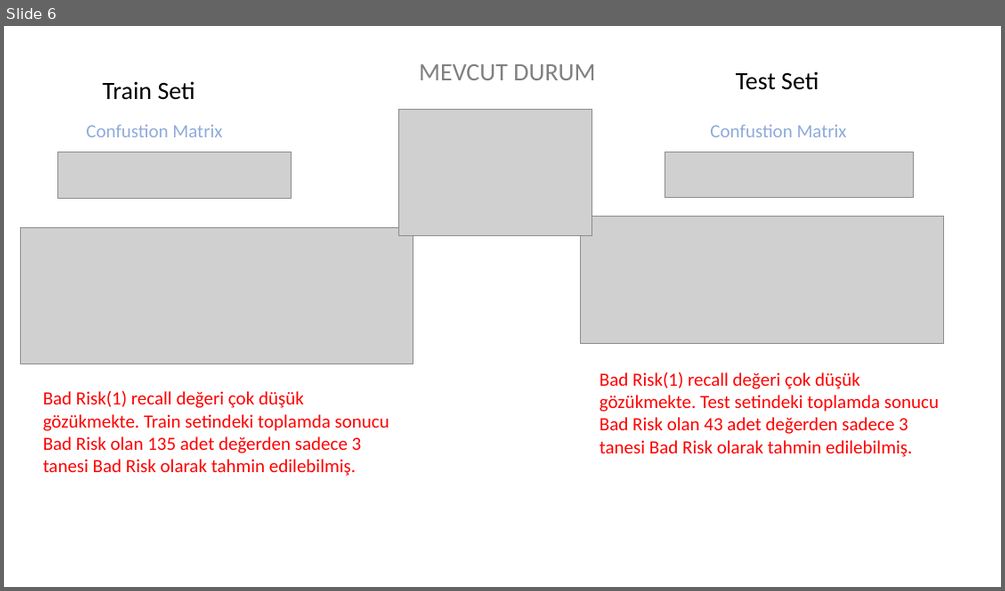
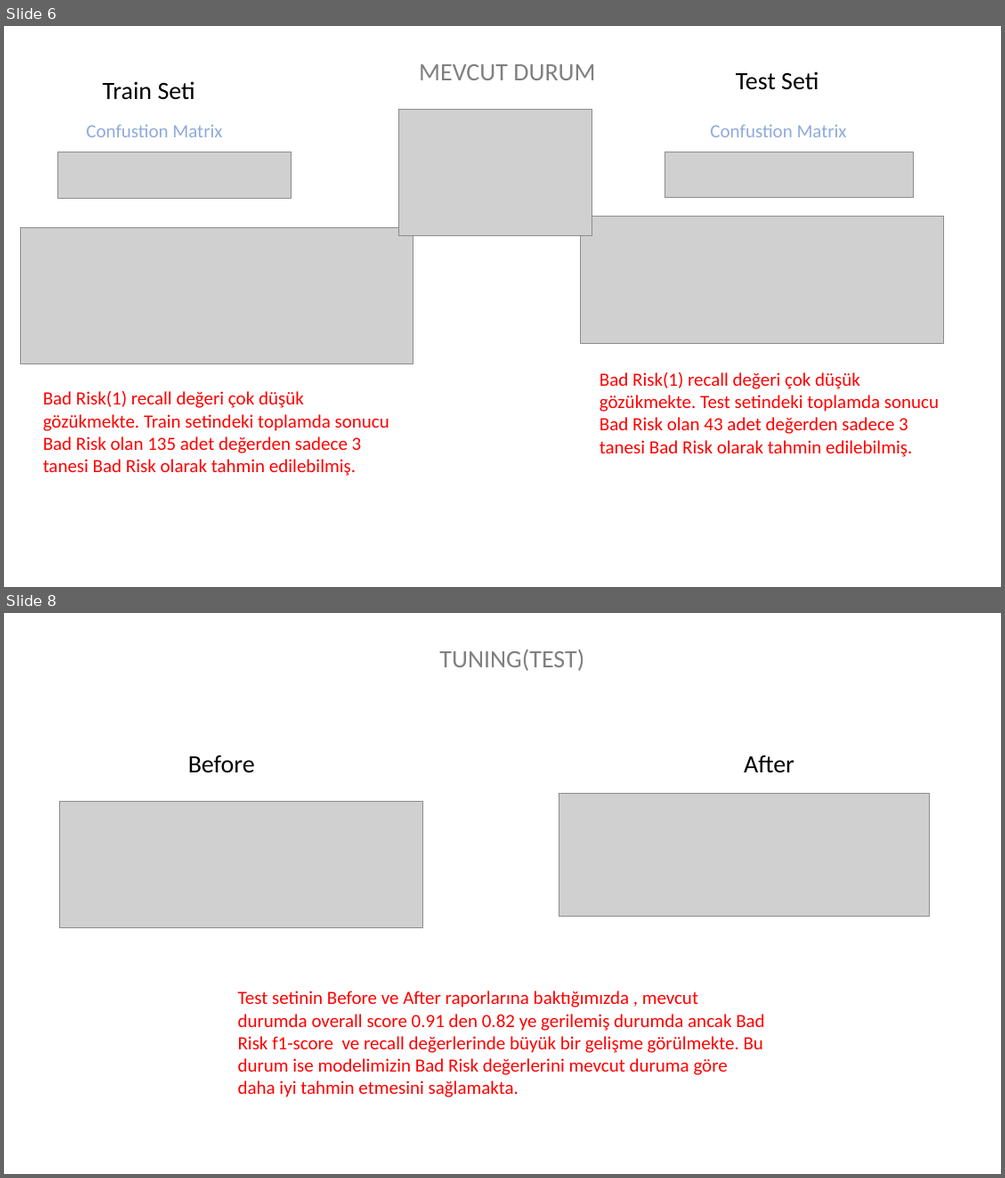
Before and after one commit to Kodluyoruz-Ankara-Veri-Bilimi/Aykut-Pullu-Sunular, a slide deck: 06.08.2020 pca_logreg ödevi/06082020_odev_sunum.pptx. Shown one above the other, each under a label of ours: slide 6 before the commit, slides 6 and 8 after it; the slides between them are not shown. The pictures are 1005x591 and 1005x1178 pixels, drawn with LibreOffice and Linux fonts; fonts in the diff are those of the drawing; grey boxes stand for pictures. Boxes give left, top, right and bottom in pixels: in the first picture for what was removed or moved away, otherwise in the second. Text is boxed around its words. In the diff, an @@ line names an element or a change of style, - is before the commit and + after.

```diff
--- a/06.08.2020 pca_logreg ödevi/06082020_odev_sunum.pptx
+++ b/06.08.2020 pca_logreg ödevi/06082020_odev_sunum.pptx
@@ slide 8 added at (x1=4, y1=613, x2=1001, y2=1174), background #FFFFFF @@
@@ text added at (x1=439, y1=649, x2=584, y2=671), 24 pt, text #808080 @@
+TUNING(TEST)
@@ text added at (x1=188, y1=755, x2=255, y2=772), 24 pt, text #000000 @@
+Before
@@ text added at (x1=744, y1=755, x2=794, y2=773), 24 pt, text #000000 @@
+After
@@ picture added at (x1=558, y1=793, x2=929, y2=916) @@
@@ picture added at (x1=60, y1=802, x2=423, y2=929) @@
@@ text added at (x1=238, y1=990, x2=764, y2=1097), 18 pt, text #FF0000 @@
+Test setinin Before ve After raporlarına baktığımızda , mevcut durumda overall score 0.91 den 0.82 ye gerilemiş durumda ancak Bad Risk f1-score ve recall değerlerinde büyük bir gelişme görülmekte. Bu durum ise modelimizin Bad Risk değerlerini mevcut duruma göre daha iyi tahmin etmesini sağlamakta.
```
Also in this commit, not shown: 1 slide changed.
